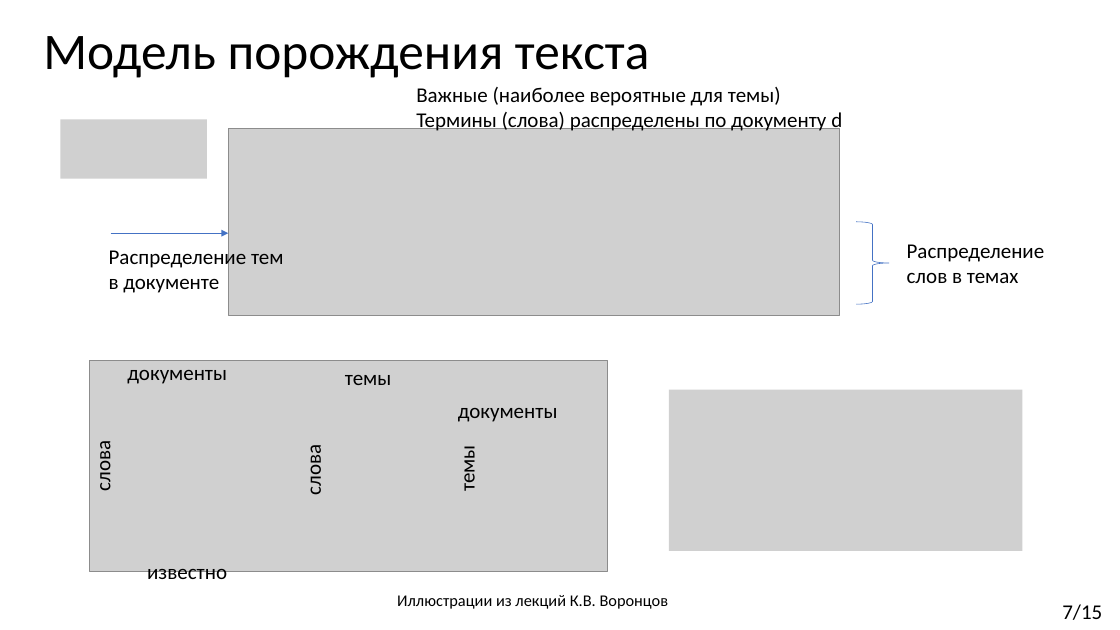
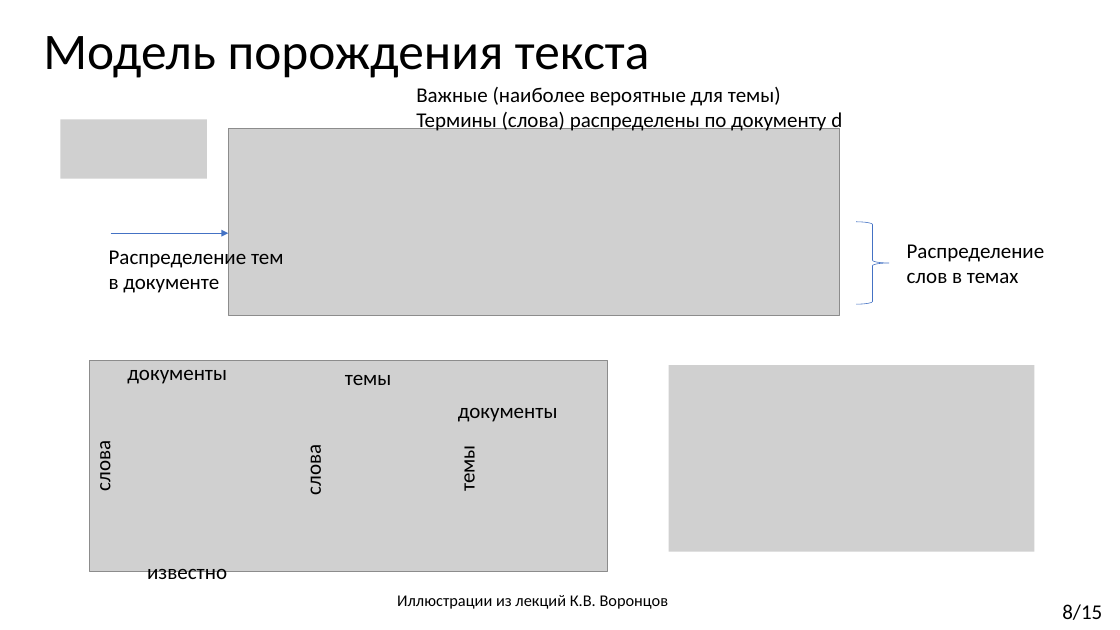
Before and after one commit to Kirmark/bachelor-qualification-work, a slide deck: slide 8 of presentation/presentation.pptx (slide 7 before the commit). Drawn at 1120x630 pixels with LibreOffice and Linux fonts; fonts in the diff are those of the drawing; grey boxes stand for pictures. Boxes give left, top, right and bottom in pixels: in the first picture for what was removed or moved away, otherwise in the second. Text is boxed around its words. In the diff, an @@ line names an element or a change of style, - is before the commit and + after.

```diff
--- a/presentation/presentation.pptx
+++ b/presentation/presentation.pptx
@@ picture: place and size @@
-picture at <box>669,390,1023,551</box>
+picture at <box>669,365,1034,552</box>
@@ text at <box>1062,604,1102,620</box>: text changed @@
-7/15
+8/15
```
Also in this commit, not shown: 3 other slides changed, 1 other file.
